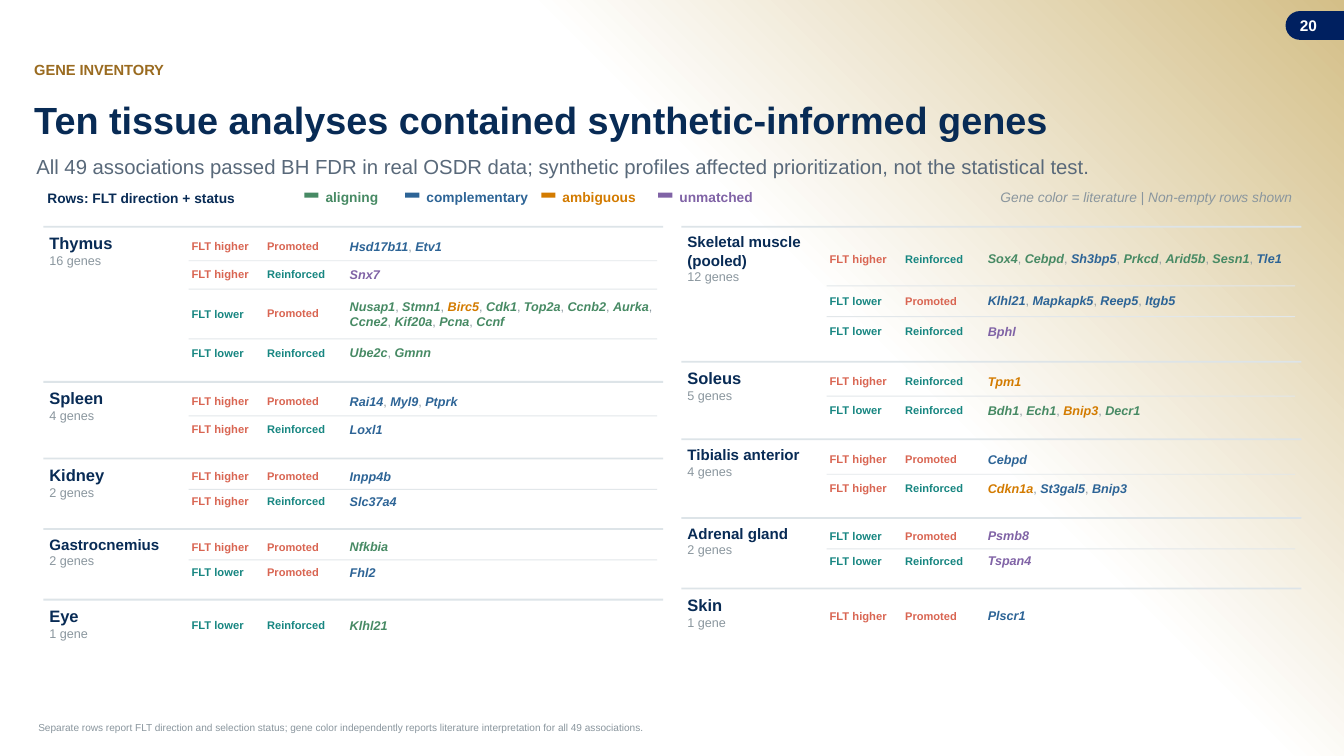
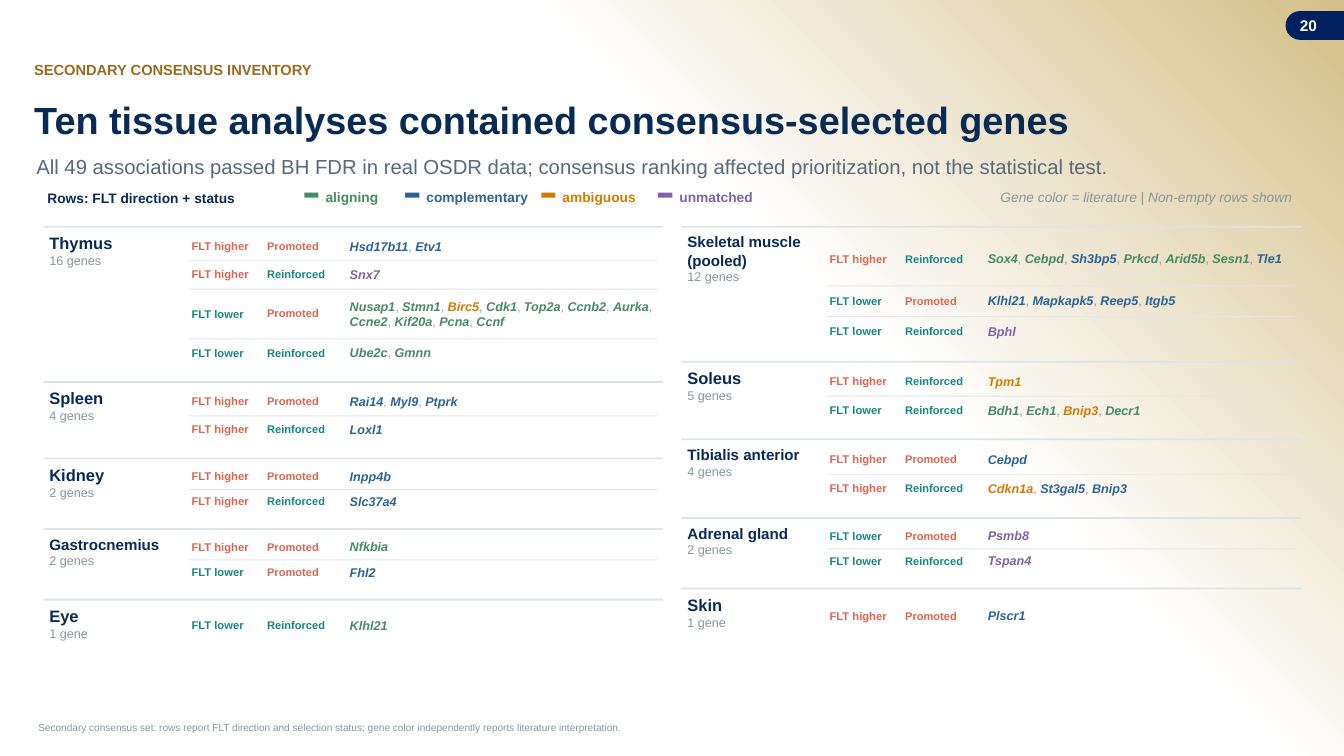
Before and after one commit to jasont314/nasa-mouse, a slide deck: slide 20 of presentation/SLSTP_2026_Generative_Transcriptomics.pptx. Drawn at 1344x756 pixels with LibreOffice and Linux fonts; fonts in the diff are those of the drawing; background and template pictures are left out. Boxes give left, top, right and bottom in pixels: in the first picture for what was removed or moved away, otherwise in the second. Text is boxed around its words. In the diff, an @@ line names an element or a change of style, - is before the commit and + after.

```diff
--- a/presentation/SLSTP_2026_Generative_Transcriptomics.pptx
+++ b/presentation/SLSTP_2026_Generative_Transcriptomics.pptx
@@ text at (x1=34, y1=64, x2=311, y2=75): text changed @@
-GENE INVENTORY
+SECONDARY CONSENSUS INVENTORY
@@ text at (x1=34, y1=106, x2=1068, y2=141): text changed @@
-Ten tissue analyses contained synthetic-informed genes
+Ten tissue analyses contained consensus-selected genes
@@ text at (x1=36, y1=159, x2=1107, y2=178): text changed @@
-All 49 associations passed BH FDR in real OSDR data; synthetic profiles affected prioritization, not the statistical test.
+All 49 associations passed BH FDR in real OSDR data; consensus ranking affected prioritization, not the statistical test.
@@ text at (x1=38, y1=724, x2=621, y2=733): text changed @@
-Separate rows report FLT direction and selection status; gene color independently reports literature interpretation for all 49 associations.
+Secondary consensus set: rows report FLT direction and selection status; gene color independently reports literature interpretation.
```
Also in this commit, not shown: 9 other slides changed, 2 slides added, 2 slides removed, 2 other files.
